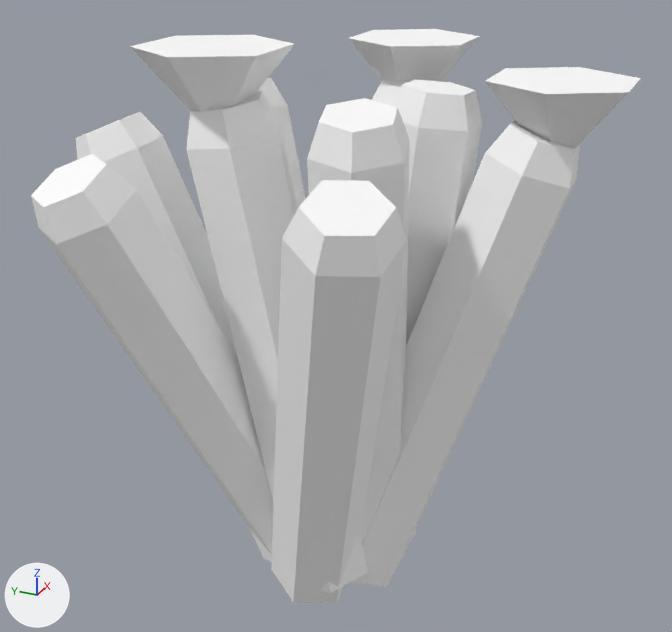
Before and after pictures for a commit that changed the glTF model assets/plants/pink_cucumber/pink_cucumber.gltf.
The view is the same before and after, from a 50 mm camera at (-1.213, -0.557, 0.982) aimed at (0.022, -0.002, 0.365). Every picture has the same lights, and +X, +Y and +Z are marked at lower left. Where no turn or scale is listed for an object, it has been applied to the vertices. Vertices at the same position are counted once.
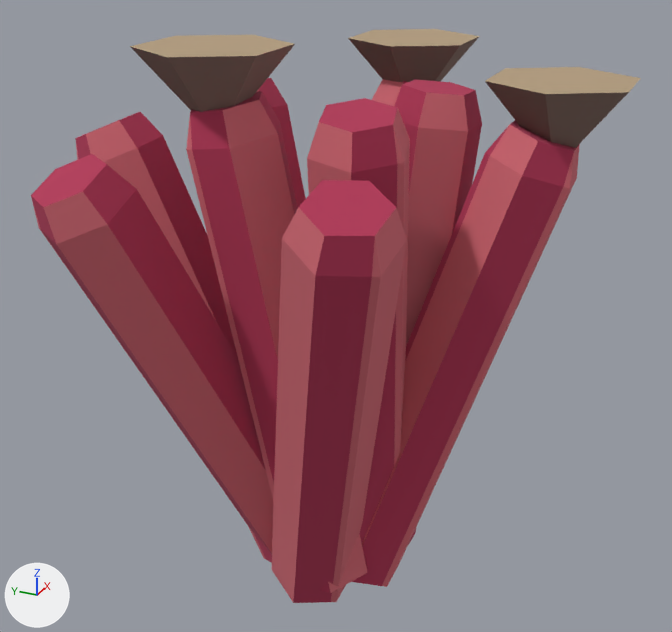
Where the change shows, as pixel boxes (x1, y1, x2, y2) in the pictures (672 x 632 px):
'cylinder.005', surface changed (grey to brown)
    both: (272, 180, 407, 603)
'cylinder.003', surface changed (grey to red)
    both: (352, 120, 580, 587)
'cylinder.006', surface changed (grey to brown)
    both: (31, 154, 274, 555)
'cylinder.002', surface changed (grey to red)
    both: (186, 91, 367, 593)
'cylinder.001', surface changed (white to red)
    both: (307, 98, 410, 564)
'cylinder.007', surface changed (grey to red)
    both: (391, 80, 482, 545)
'cylinder.008', surface changed (grey to brown)
    both: (75, 112, 272, 563)
'cone.001', surface changed, recoloured
    both: (130, 35, 295, 112)
'cone.002', surface changed, recoloured
    both: (485, 67, 640, 148)
'cone', surface changed, recoloured
    both: (348, 29, 480, 82)
'cylinder.004', surface changed (grey to red)
    both: (258, 78, 306, 208)
'cylinder', surface changed (white to pink)
    both: (372, 79, 407, 105)

Edits to the bpy script that builds the scene:
```text
Add img_image_0:
    img_image_0 = load_image('Image_0', '_unpacked/Image_0', 64, 64, 'sRGB')
Change mat_material_0:
    remove # nodes: BsdfPrincipled, OutputMaterial
    remove # colours: white #ffffff
    nodes: BsdfPrincipled, Math x2, OutputMaterial, TexImage
    uses the picture img_image_0
Change me_mesh_3:
    where me_mesh_3.from_pydata(...)  # 20 vertices, 36 faces; spans x -0.07..0.134, y -0.345..0.002, z -0.04..0.755
    used by ob_cylinder_003; location = (0.0, 0.0, -0.062)
    me_mesh_3 part 1: texture (UV) coordinates of 36 of 36 faces, centred in x -0.037..0.118, y -0.343..-0.02, z -0.031..0.748, changed; they spanned u 0.0..0.07, v 0.12..1.0 and now span u 0.09..0.8, v 0.14..1.0
Change me_mesh_5:
    where me_mesh_5.from_pydata(...)  # 20 vertices, 36 faces; spans x -0.354..0.009, y -0.214..0.067, z -0.042..0.742
    used by ob_cylinder_005; location = (0.0, 0.0, -0.062)
    me_mesh_5 part 2: texture (UV) coordinates of 36 of 36 faces, centred in x -0.344..-0.025, y -0.209..0.045, z -0.033..0.735, changed; they spanned u 0.0..0.07, v 0.12..1.0 and now span u 0.15..0.8, v 0.14..1.0
Change me_mesh_6:
    where me_mesh_6.from_pydata(...)  # 20 vertices, 36 faces; spans x -0.345..0.072, y 0.0..0.284, z -0.04..0.728
    used by ob_cylinder_006; location = (0.0, 0.0, -0.062)
    me_mesh_6 part 3: texture (UV) coordinates of 36 of 36 faces, centred in x -0.334..0.04, y 0.02..0.283, z -0.03..0.72, changed; they spanned u 0.0..0.07, v 0.12..1.0 and now span u 0.01..0.8, v 0.36..1.0
Change me_mesh_8:
    where me_mesh_8.from_pydata(...)  # 20 vertices, 36 faces; spans x -0.108..0.072, y -0.001..0.406, z -0.049..0.731
    used by ob_cylinder_008; location = (0.0, 0.0, -0.062)
    me_mesh_8 part 4: texture (UV) coordinates of 36 of 36 faces, centred in x -0.091..0.048, y 0.019..0.404, z -0.04..0.724, changed; they spanned u 0.0..0.07, v 0.12..1.0 and now span u 0.19..0.8, v 0.14..1.0
Change me_mesh_9:
    where me_mesh_9.from_pydata(...)  # 8 vertices, 12 faces; spans x -0.108..0.108, y -0.094..0.094, z -0.125..0.0
    used by ob_cone; location = (0.266, -0.031, 0.766)
    remove me_mesh_9.materials.append(mat_material_1)  # white #ffffff
    me_mesh_9 part 5: texture (UV) coordinates of 12 of 12 faces, centred in x -0.054..0.054, y -0.062..0.062, z -0.042..0.0, changed; they spanned u 0.0..0.11, v 0.67..1.0 and now span u 0.47..0.75, v 0.24..0.81
    add me_mesh_9.materials.append(mat_material_0)
Change me_mesh_10:
    where me_mesh_10.from_pydata(...)  # 8 vertices, 12 faces; spans x -0.108..0.108, y -0.094..0.094, z -0.125..0.0
    used by ob_cone_001; location = (-0.125, 0.109, 0.797)
    remove me_mesh_10.materials.append(mat_material_1)  # white #ffffff
    me_mesh_10 part 6: texture (UV) coordinates of 12 of 12 faces, centred in x -0.054..0.054, y -0.062..0.062, z -0.042..0.0, changed; they spanned u 0.0..0.11, v 0.67..1.0 and now span u 0.47..0.76, v 0.3..0.72
    add me_mesh_10.materials.append(mat_material_0)
Change me_mesh_11:
    where me_mesh_11.from_pydata(...)  # 8 vertices, 12 faces; spans x -0.108..0.108, y -0.094..0.094, z -0.125..0.0
    used by ob_cone_002; location = (0.078, -0.312, 0.75)
    remove me_mesh_11.materials.append(mat_material_1)  # white #ffffff
    me_mesh_11 part 7: texture (UV) coordinates of 12 of 12 faces, centred in x -0.054..0.054, y -0.062..0.062, z -0.042..0.0, changed; they spanned u 0.0..0.11, v 0.67..1.0 and now span u 0.52..0.78, v 0.21..0.62
    add me_mesh_11.materials.append(mat_material_0)
```
